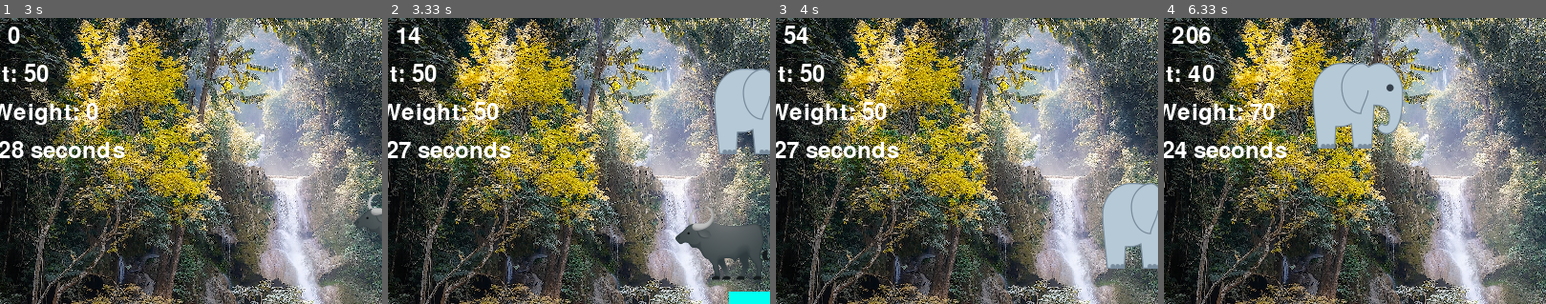
Above: before the commit, frames 1-4 (left to right).
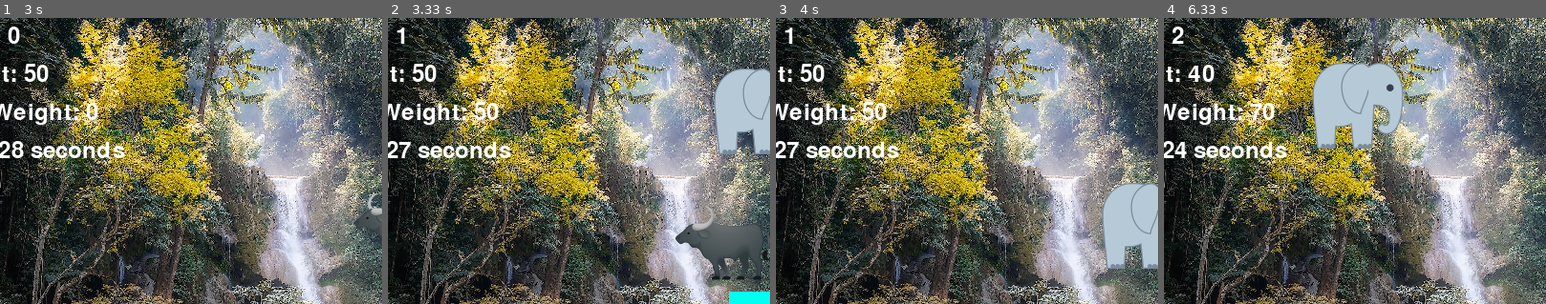
Above: after the commit, the same moments.

Repository: AnaMuraya/game_dev_demos
Game: pygame game, started from glassII.py
The game is run twice, just before and just after one commit, with the same random seed, the same clock (stepped at 60 frames per second) and the same inputs.
Inputs:
- Up to frame 1 (3 s): hold Right 0.33-0.8 s; hold Right 0.83-1.3 s; hold Left 1.33-1.87 s; hold Left 1.9-2.3 s; hold Right 2.33-2.97 s
- Up to frame 2 (3.33 s): hold Left from 3 s (still down)
- Up to frame 3 (4 s): release Left at 3.47 s; hold Right 3.5-3.97 s
- Up to frame 4 (6.33 s): hold Right 4-4.47 s; hold Left 4.5-5.03 s; hold Left 5.07-5.47 s; hold Right 5.5-6.13 s; hold Left from 6.17 s (still down)
The pictures show only the part of the screen within x 10-60%, y 0-50%; the shares and areas given below are measured in that part.

Frame 1 is identical in both runs. In frame 2, 0.1% of the frame differs, in the area x 5-9%, y 3-9%; in frame 3, 0.2%; in frame 4, 0.3%, in the area x 5-13%, y 3-9%.

Commit message:
feat: updated the glass games II & III

Diff:
--- /dev/null
+++ b/adv.py
@@ -0,0 +1,68 @@
+import pygame
+from pygame.locals import *
+
+# Initialize Pygame
+pygame.init()
+
+# Set up the game window
+WIDTH = 800
+HEIGHT = 600
+screen = pygame.display.set_mode((WIDTH, HEIGHT))
+pygame.display.set_caption("Adventure Game")
+
+# Define colors
+BLACK = (0, 0, 0)
+WHITE = (255, 255, 255)
+BLUE = (0, 0, 255)
+
+# Define player variables
+player_size = 30
+player_color = BLUE
+player_x = WIDTH // 2 - player_size // 2
+player_y = HEIGHT // 2 - player_size // 2
+player_speed = 5
+
+# Define NPC variables
+npc_size = 50
+npc_color = WHITE
+npc_x = 100
+npc_y = 100
+
+# Game loop
+running = True
+clock = pygame.time.Clock()
+
+while running:
+    clock.tick(30)
+
+    for event in pygame.event.get():
+        if event.type == QUIT:
+            running = False
+
+    keys = pygame.key.get_pressed()
+    if keys[K_UP]:
+        player_y -= player_speed
+    if keys[K_DOWN]:
+        player_y += player_speed
+    if keys[K_LEFT]:
+        player_x -= player_speed
+    if keys[K_RIGHT]:
+        player_x += player_speed
+
+    # Check collision with NPC
+    if (
+        player_x < npc_x + npc_size
+        and player_x + player_size > npc_x
+        and player_y < npc_y + npc_size
+        and player_y + player_size > npc_y
+    ):
+        print("You interacted with the NPC!")
+
+    # Draw the game
+    screen.fill(BLACK)
+    pygame.draw.rect(screen, player_color, (player_x, player_y, player_size, player_size))
+    pygame.draw.rect(screen, npc_color, (npc_x, npc_y, npc_size, npc_size))
+
+    pygame.display.flip()
+
+pygame.quit()
--- /dev/null
+++ b/demo.py
@@ -0,0 +1,193 @@
+#Initialize pygame
+import pygame
+import random
+import time
+
+pygame.init()
+
+#Set up the display
+screen_width = 800
+screen_height = 600
+screen = pygame.display.set_mode((screen_width, screen_height))
+pygame.display.set_caption("Adventure Two")
+
+#Set up the colors
+black = (0, 0, 0)
+white = (255, 255, 255)
+teal = (0, 128, 128)
+red = (255, 0, 0)
+
+#Set up the platforms
+platform_width = 94
+platform_height = 94
+platforms = []
+num_platforms = 6
+for i in range(num_platforms):
+    platform_x = random.randint(0, screen_width - platform_width)
+    platform_y = random.randint(platform_height, screen_height - platform_height)
+    platforms.append(pygame.Rect(platform_x, platform_y, platform_width, platform_height))
+
+#Set up the player
+player_width = 48
+player_height = 48
+player_x = screen_width / 2 - player_width / 2
+player_y = screen_height - player_height
+player_speed = 5
+jumping_force = 20
+gravity = 1
+
+#Set up the treasure
+treasure_width = 48
+treasure_height = 48
+random_platform_number = random.randint(0, num_platforms - 1)
+random_platform = platforms[random_platform_number]
+random_treasure_x = random.randint(random_platform.x - jumping_force, random_platform.x + jumping_force)
+random_treasure_y = random.randint(random_platform.y - jumping_force, random_platform.y + jumping_force)
+treasure_x = random_treasure_x
+treasure_y = random_treasure_y
+treasure_Rect = pygame.Rect(treasure_x, treasure_y, treasure_width, treasure_height)
+
+#Load the images
+platform_img = pygame.image.load("adventureAssets/grass.png")
+treasure_img = pygame.image.load("adventureAssets/treasure.png")
+player_img = pygame.image.load("adventureAssets/player.png")
+background_img = pygame.image.load("adventureAssets/jungleBackground.jpg")
+
+
+#Resize images
+platform_img = pygame.transform.scale(platform_img, (platform_width, platform_height))
+treasure_img = pygame.transform.scale(treasure_img, (treasure_width, treasure_height))
+player_img = pygame.transform.scale(player_img, (player_width, player_height))
+background_img = pygame.transform.scale(background_img, (screen_width, screen_height))
+
+#Load the sound effects
+game_over_sound = pygame.mixer.Sound("assets/gameover.wav")
+win_sound = pygame.mixer.Sound("assets/won.wav")
+treasure_sound = pygame.mixer.Sound("assets/ding.mp3")
+
+#Set up game variables
+score = 0
+start_time = time.time()
+time_limit = 10  # 10 seconds
+level = 1
+
+#Main loop
+running = True
+clock = pygame.time.Clock()
+
+is_jumping = False
+jumping_count = 0
+
+while running:
+    #Handle the frame rate
+    clock.tick(60)
+
+    #Handle the events
+    for event in pygame.event.get():
+        if event.type == pygame.QUIT:
+            running = False
+
+        #Handle jumping
+        if event.type == pygame.KEYDOWN:
+            if event.key == pygame.K_SPACE and not is_jumping:
+                is_jumping = True
+                jumping_count = jumping_force
+
+    #Handle player movement
+    keys = pygame.key.get_pressed()
+    if keys[pygame.K_LEFT] and player_x > 0:
+        player_x -= player_speed
+    if keys[pygame.K_RIGHT] and player_x < screen_width - player_width:
+        player_x += player_speed
+
+    #Check if the player is jumping
+    if is_jumping:
+        player_y -= jumping_count
+        jumping_count -= 1
+
+        if jumping_count < 0:
+            is_jumping = False
+
+    #Apply gravity
+    player_y += gravity
+
+    #Check if the player is on a platform
+    player_Rect = pygame.Rect(player_x, player_y, player_width, player_height)
+
+    for platform in platforms:
+        if player_Rect.colliderect(platform):
+            player_y = platform.y - player_height
+            gravity = 0
+            jumping_count = 0
+            break
+
+    #Check if the player collides with the treasure
+    if player_Rect.colliderect(treasure_Rect):
+        treasure_sound.play()
+        score += 1
+        treasure_x = random.randint(0, screen_width - treasure_width)
+        treasure_y = random.randint(0, screen_height - treasure_height)
+        treasure_Rect = pygame.Rect(treasure_x, treasure_y, treasure_width, treasure_height)
+
+    #Check if the player goes off the screen
+    if player_y < screen_height - player_height:
+        gravity += 0.2
+    else:
+        player_y = screen_height - player_height
+        gravity = 0
+
+    #Check if the time limit has been reached
+    elapsed_time = time.time() - start_time
+    if elapsed_time > time_limit:
+        if score < 1:
+            game_over_sound.play()
+            time.sleep(3)
+            running = False
+        else:
+            level += 1
+            score = 0
+            start_time = time.time()
+
+            time_limit *= 0.5
+
+            # Decrease the platform width on level increase
+            platform_width -= 10
+
+            # Generate new platforms with updated width
+            platform_img = pygame.transform.scale(platform_img, (platform_width, platform_height))
+
+            platforms = []
+            for i in range(num_platforms):
+                platform_x = random.randint(0, screen_width - platform_width)
+                platform_y = random.randint(platform_height, screen_height - platform_height)
+                platforms.append(pygame.Rect(platform_x, platform_y, platform_width, platform_height))
+
+
+            background_img = pygame.image.load(f"adventureAssets/jungleBackground{level}.jpg")
+            background_img = pygame.transform.scale(background_img, (screen_width, screen_height))
+
+    # Set up the background
+    screen.blit(background_img, (0, 0))
+
+    # Draw the platforms
+    for platform in platforms:
+        screen.blit(platform_img, platform)
+    # Draw the treasure
+    screen.blit(treasure_img, treasure_Rect)
+    # Draw the player
+    screen.blit(player_img, (player_x, player_y))
+
+    # Draw the score
+    font = pygame.font.Font(None, 36)
+    score_text = font.render("Score: " + str(score), True, white)
+    time_text = font.render("Time: " + str(int(time.time() - start_time)), True, white)
+    levels_text = font.render("Level: " + str(level), True, white)
+    screen.blit(score_text, (10, 10))
+    screen.blit(time_text, (10, 50))
+    screen.blit(levels_text, (10, 90))
+
+    # Update the display
+    pygame.display.update()
+
+# Quit the game
+pygame.quit()
--- /dev/null
+++ b/demo2.py
@@ -0,0 +1,130 @@
+#initialization
+import pygame
+import random
+
+pygame.init()
+
+#Set up the drawing window
+width = 500
+height = 500
+screen = pygame.display.set_mode((width, height))
+pygame.display.set_caption("Animal Drop Game")
+
+#Set up the colors
+BLACK = (0, 0, 0)
+WHITE = (255, 255, 255)
+
+#Set up glass variables
+glass_image = pygame.image.load("glassAssets/glass.png")
+broken_glass_image = pygame.image.load("glassAssets/brokenGlass.png")
+glass_width = 100
+glass_height = 20
+glass_x = (width - glass_width) // 2
+glass_y = (height - glass_height) // 2
+glass_speed = 5
+
+#Set up animal variables
+animals = []
+animal_weights = [10, 20, 30, 40, 50]
+animal_images = [
+    pygame.image.load("glassAssets/animal1.png"),
+    pygame.image.load("glassAssets/animal2.png"),
+    pygame.image.load("glassAssets/animal3.png"),
+    pygame.image.load("glassAssets/animal4.png"),
+    pygame.image.load("glassAssets/animal5.png"),
+]
+animal_width = 100
+animal_height = 100
+animal_speed = 3
+animal_spawn_delay = 1000
+last_spawn_time = pygame.time.get_ticks()
+
+#Set up game variables
+score = 0
+weight_limit = 100
+weight_on_glass = 0
+running = True
+
+clock = pygame.time.Clock()
+
+def spawn_animal():
+    animal_image = random.choice(animal_images)
+    animal_x = random.randint(0, width - animal_width)
+    animal_y = 0
+    animal_weight = random.choice(animal_weights)
+    animals.append((animal_image, animal_x, animal_y, animal_weight))
+
+def draw_animals():
+    for animal in animals:
+        screen.blit(animal[0], (animal[1], animal[2]))
+
+def update_animals():
+    updated_animals = []
+    for animal in animals:
+        updated_animal = list(animal)
+        animal_y = updated_animal[2]
+        animal_x = updated_animal[1]
+
+        if (
+            animal_y + animal_height >= glass_y
+            and animal_y + animal_height <= glass_y + glass_height
+            and (
+                (animal_x >= glass_x and animal_x <= glass_x + glass_width)
+                or (animal_x + animal_width >= glass_x and animal_x + animal_width <= glass_x + glass_width)
+            )
+        ):
+            updated_animal[2] = glass_y - animal_height
+        else:
+            updated_animal[2] += animal_speed
+
+        updated_animals.append(updated_animal)
+    animals[:] = updated_animals
+
+def draw_glass():
+    if weight_on_glass > weight_limit:
+        screen.blit(broken_glass_image, (glass_x, glass_y))
+    else:
+        screen.blit(glass_image, (glass_x, glass_y))
+
+def check_for_collisions():
+    global weight_on_glass, running
+
+    weight_on_glass = 0
+    for animal in animals:
+        animal_x = animal[1]
+        animal_y = animal[2]
+        if(
+            animal_y + animal_height >= glass_y
+            and animal_y + animal_height <= glass_y + glass_height
+            and (
+                (animal_x >= glass_x and animal_x <= glass_x + glass_width)
+                or (animal_x + animal_width >= glass_x and animal_x + animal_width <= glass_x + glass_width)
+            )
+        ):
+            weight_on_glass += animal[3]
+
+    if weight_on_glass > weight_limit:
+        running = True
+
+#Main loop
+while running:
+    #Event loop
+    for event in pygame.event.get():
+        if event.type == pygame.QUIT:
+            running = False
+
+    #Fill the background with white
+    screen.fill(WHITE)
+
+    #Draw the animals
+    check_for_collisions()
+    update_animals()
+    draw_glass()
+    draw_animals()
+    spawn_animal()
+
+    #Flip the display
+    pygame.display.flip()
+
+#Done! Time to quit
+pygame.quit()
--- a/glassII.py
+++ b/glassII.py
@@ -121,6 +121,7 @@
     global game_over, weight_on_glass, score
 
     weight_on_glass = 0  # Reset the weight on glass for each iteration
+    current_score = 0  # Reset the current score for each iteration
 
     for animal in animals:
         animal_x, animal_y = animal[1], animal[2]
@@ -133,10 +134,12 @@
             )
         ):
             weight_on_glass += animal[3]
-            score += 1
+            current_score += 1
 
     if weight_on_glass > weight_limit:
         game_over = True
+    else:
+        score = current_score
 
 def display_time():
     elapsed_time = (pygame.time.get_ticks() - start_time) // 1000  # Calculate elapsed time in seconds
--- a/glassIII.py
+++ b/glassIII.py
@@ -48,7 +48,7 @@
 weight_on_glass = 0
 
 # Time challenge variables
-time_limit = 30  # Time limit in seconds for each time challenge
+time_limit = 10  # Time limit in seconds for each time challenge
 challenge_active = False
 challenge_start_time = 0
 challenge_score = 0
@@ -123,6 +123,7 @@
     global game_over, weight_on_glass, score
 
     weight_on_glass = 0
+    current_score = 0
 
     for animal in animals:
         animal_x, animal_y = animal[1], animal[2]
@@ -135,10 +136,13 @@
             )
         ):
             weight_on_glass += animal[3]
-            score += animal[3]
+            current_score += 1
+
 
     if weight_on_glass > weight_limit:
         game_over = True
+    else:
+        score = current_score
 
 def display_time_left(time_left):
     time_text = font.render("Time Left: " + str(time_left), True, WHITE)
@@ -178,13 +182,18 @@
             if time_left <= 0:
                 end_time_challenge()
                 continue
+            else:
+                if pygame.time.get_ticks() - last_spawn_time > animal_spawn_delay:
+                    spawn_animal()
+                    last_spawn_time = pygame.time.get_ticks()
             display_time_left(time_left)
         else:
+            start_time_challenge()
             if pygame.time.get_ticks() - last_spawn_time > animal_spawn_delay:
                 spawn_animal()
                 last_spawn_time = pygame.time.get_ticks()
-                if len(animals) >= challenge_target:
-                    start_time_challenge()
+                # if len(animals) >= challenge_target:
+                #     start_time_challenge()
 
         check_collision()
         update_animals()
--- /dev/null
+++ b/maze.py
@@ -0,0 +1,80 @@
+import pygame
+from pygame.locals import *
+import random
+
+# Initialize Pygame
+pygame.init()
+
+# Set up the game window
+WIDTH = 800
+HEIGHT = 600
+screen = pygame.display.set_mode((WIDTH, HEIGHT))
+pygame.display.set_caption("Maze Runner")
+
+# Define colors
+BLACK = (0, 0, 0)
+WHITE = (255, 255, 255)
+GREEN = (0, 255, 0)
+RED = (255, 0, 0)
+
+# Define player and maze variables
+player_size = 20
+player_color = GREEN
+player_x = player_y = 0
+maze_width = int(WIDTH / player_size)
+maze_height = int(HEIGHT / player_size)
+maze = []
+for _ in range(maze_height):
+    row = [random.choice([0, 1]) for _ in range(maze_width)]
+    maze.append(row)
+
+# Generate the maze exit position
+exit_x = random.randint(0, maze_width - 1)
+exit_y = random.randint(0, maze_height - 1)
+
+# Game loop
+running = True
+clock = pygame.time.Clock()
+
+while running:
+    clock.tick(30)
+
+    for event in pygame.event.get():
+        if event.type == QUIT:
+            running = False
+
+    keys = pygame.key.get_pressed()
+    if keys[K_UP]:
+        player_y -= player_size
+    if keys[K_DOWN]:
+        player_y += player_size
+    if keys[K_LEFT]:
+        player_x -= player_size
+    if keys[K_RIGHT]:
+        player_x += player_size
+
+    # Check for collision with maze walls
+    if player_x < 0 or player_x >= WIDTH or player_y < 0 or player_y >= HEIGHT:
+        player_x = player_y = 0
+
+    # Check if the player reached the exit
+    if player_x == exit_x * player_size and player_y == exit_y * player_size:
+        print("Congratulations! You reached the exit.")
+        running = False
+
+    # Draw the maze
+    screen.fill(BLACK)
+    for y in range(maze_height):
+        for x in range(maze_width):
+            if maze[y][x] == 1:
+                pygame.draw.rect(screen, WHITE, (x * player_size, y * player_size, player_size, player_size))
+
+    # Draw the exit
+    pygame.draw.rect(screen, RED, (exit_x * player_size, exit_y * player_size, player_size, player_size))
+
+    # Draw the player
+    pygame.draw.rect(screen, player_color, (player_x, player_y, player_size, player_size))
+
+    pygame.display.flip()
+
+pygame.quit()
Binary file added: adventureAssets/jungleBackground2.jpg
